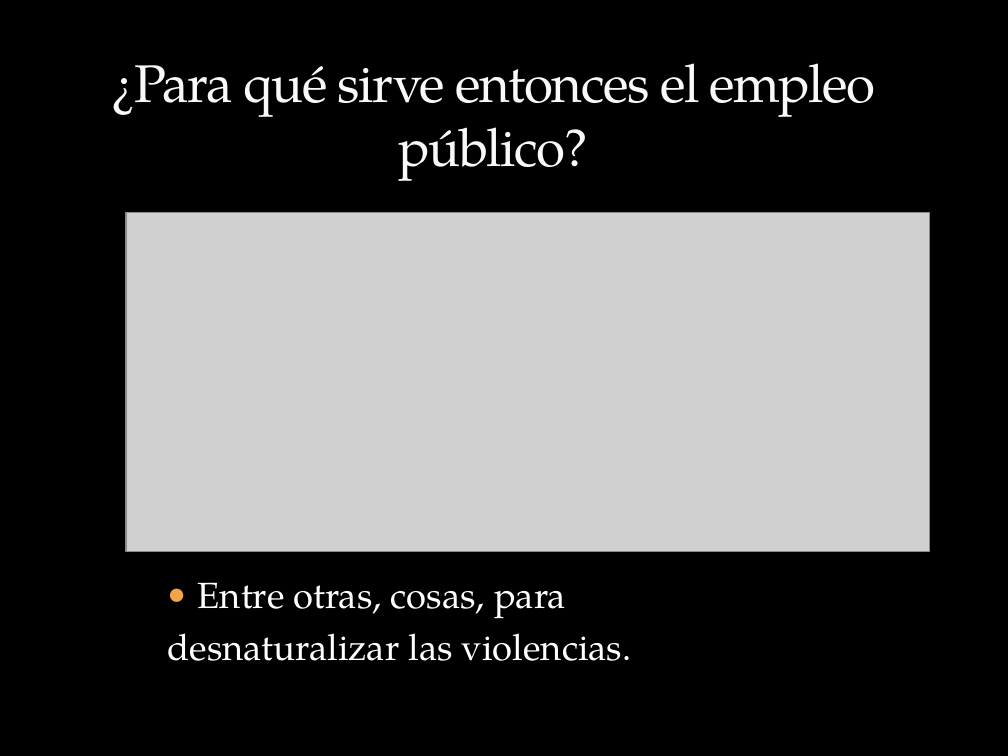
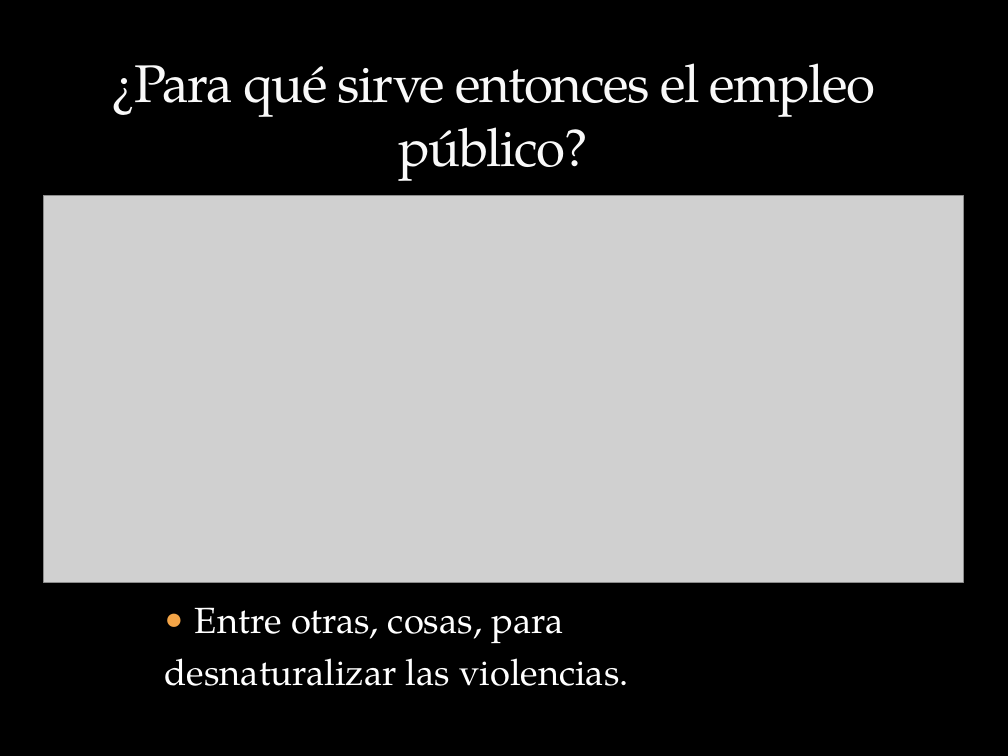
Before and after one commit to MTEySS/concursos, a slide deck: slide 40 of contenidos/otros/capacitacion_ate/capacitacion_ate-empleo_publico.pptx. Drawn at 1008x756 pixels with LibreOffice and Linux fonts; fonts in the diff are those of the drawing; grey boxes stand for pictures; background and template pictures are left out. Boxes give left, top, right and bottom in pixels: in the first picture for what was removed or moved away, otherwise in the second. Text is boxed around its words. In the diff, an @@ line names an element or a change of style, - is before the commit and + after.

```diff
--- a/contenidos/otros/capacitacion_ate/capacitacion_ate-empleo_publico.pptx
+++ b/contenidos/otros/capacitacion_ate/capacitacion_ate-empleo_publico.pptx
@@ picture resized from (x1=126, y1=213, x2=929, y2=551) to (x1=43, y1=196, x2=963, y2=584) @@
@@ text "Entre otras, cosas, para" moved from (x1=167, y1=582, x2=631, y2=661) to (x1=165, y1=607, x2=628, y2=686) @@
```
Also in this commit, not shown: 2 other slides changed, 2 other files.
